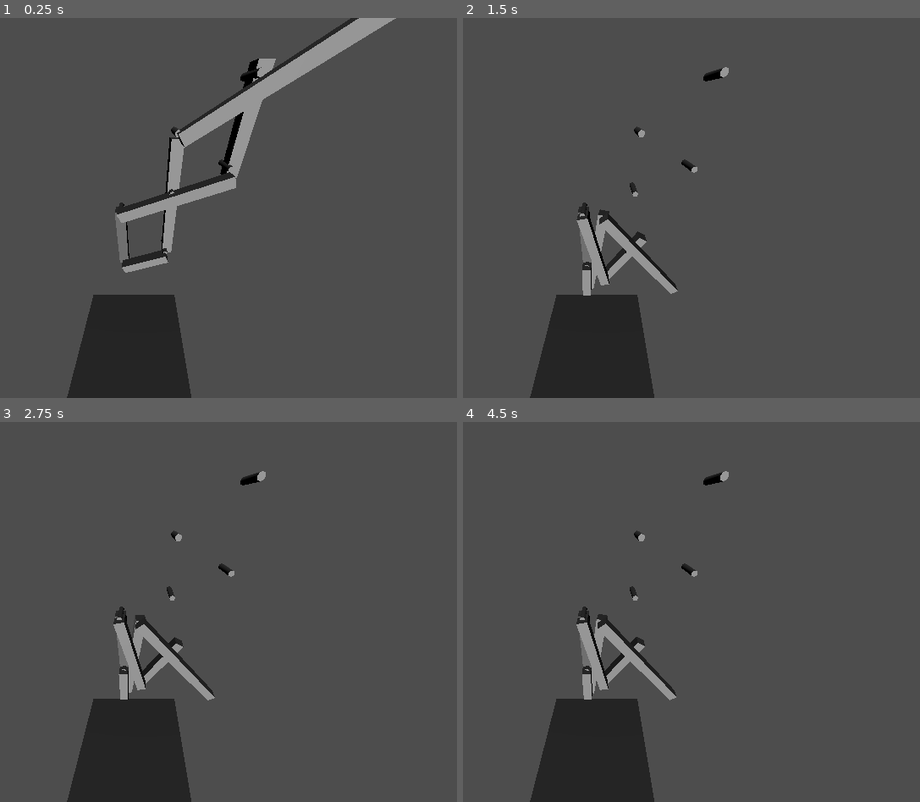
Above: before the commit, frames 1-4 (two rows, left to right).
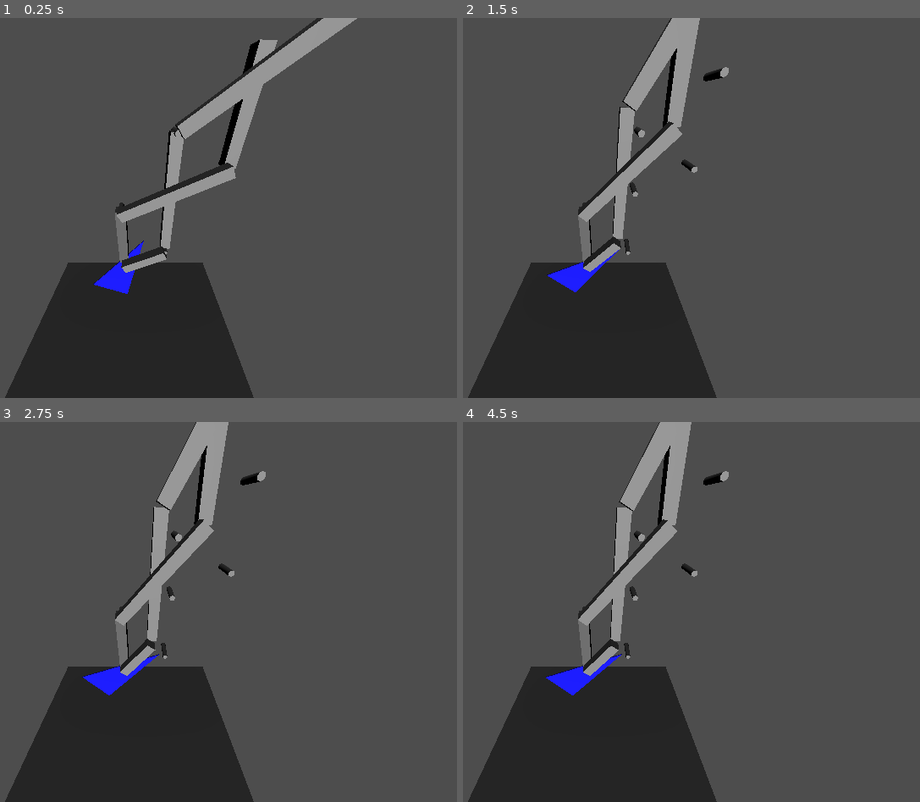
Above: after the commit, the same moments.

Repository: cxw42/godot-wings-demo
Game: Godot game, scene res://top_node.tscn
Two runs of this game, one before a commit and one after it. Both use one fixed random seed, a clock stepped at 60 frames per second and the inputs below. The engine's default icon, where the game draws it, is replaced by a stand-in: a white triangle on a blue panel in a dark square.
Inputs:
- Up to frame 1 (0.25 s): no input
- Up to frame 2 (1.5 s): tap Enter (ui_accept) at 0.5, 0.77 s; hold Right (ui_right) 0.53-1.28 s; hold Down (ui_down) from 1.28 s (still down)
- Up to frame 3 (2.75 s): tap Enter (ui_accept) at 1.52 s; release Down (ui_down) at 2.03 s; hold Right (ui_right) from 2.03 s (still down)
- Up to frame 4 (4.5 s): release Right (ui_right) at 2.78 s; hold Up (ui_up) 2.78-3.53 s; tap Enter (ui_accept) at 3.02, 3.77 s; hold Left (ui_left) from 3.53 s (still down)

The runs differ from the first frame. In frame 1, 14% of the frame differs, in the area x 1-87%, y 0-100%; in frame 2, 14%; in frame 3, 14%; in frame 4, 14%.

Commit message:
Added basic simulation

Diff:
--- a/top_node.tscn
+++ b/top_node.tscn
@@ -11,10 +11,17 @@
         get_tree().quit()
 "
 
+[sub_resource type="StandardMaterial3D" id="StandardMaterial3D_o6vgj"]
+albedo_color = Color(0, 0, 1, 1)
+
+[sub_resource type="PrismMesh" id="PrismMesh_fifn5"]
+material = SubResource("StandardMaterial3D_o6vgj")
+size = Vector3(5, 10, 0.1)
+
 [sub_resource type="WorldBoundaryShape3D" id="WorldBoundaryShape3D_ic01r"]
 
 [sub_resource type="BoxMesh" id="BoxMesh_o6vgj"]
-size = Vector3(20, 1, 20)
+size = Vector3(40, 1, 40)
 
 [sub_resource type="GDScript" id="GDScript_o6vgj"]
 resource_name = "character_body_3d.gd"
@@ -63,6 +70,24 @@
 
 [sub_resource type="PhysicsMaterial" id="PhysicsMaterial_fifn5"]
 
+[sub_resource type="GDScript" id="GDScript_afxlr"]
+resource_name = "beam_b"
+script/source = "## Beam B
+extends RigidBody3D
+
+@export var y_force_min: float = 100
+@export var y_force_max: float = 450
+@export var y_freq = 0.05
+
+func _integrate_forces(state: PhysicsDirectBodyState3D) -> void:
+    var force = sin(2*PI*y_freq*Time.get_ticks_msec()/1000)
+    force = remap(force, -1, 1, y_force_min, y_force_max)
+    #print(force)
+    var direction = -transform.basis.x # global_transform * (Vector3(0,1,1).normalized())
+    state.apply_central_force(force * direction)
+    %Arrow.global_transform = Transform3D().rotated(Vector3(0,0,-1), direction.angle_to(Vector3(0,1,0)))
+"
+
 [sub_resource type="BoxMesh" id="BoxMesh_sfd0x"]
 size = Vector3(1, 5, 1)
 
@@ -111,6 +136,11 @@
 [node name="Node3D" type="Node3D"]
 script = SubResource("GDScript_fifn5")
 
+[node name="Arrow" type="MeshInstance3D" parent="."]
+unique_name_in_owner = true
+transform = Transform3D(1, 0, 0, 0, 1, 0, 0, 0, 1, -5.27798, 0, 2.20119)
+mesh = SubResource("PrismMesh_fifn5")
+
 [node name="Floor" type="StaticBody3D" parent="."]
 transform = Transform3D(1, 0, 0, 0, 1, 0, 0, 0, 1, 0, -22.8512, 0)
 
@@ -120,6 +150,12 @@
 [node name="CSGMesh3D" type="CSGMesh3D" parent="Floor"]
 transform = Transform3D(1, 0, 0, 0, 1, 0, 0, 0, 1, -0.016, -0.5, 0)
 mesh = SubResource("BoxMesh_o6vgj")
+
+[node name="Stopper" type="StaticBody3D" parent="."]
+transform = Transform3D(0.65702, 0.753873, -6.59057e-08, 0.753873, -0.65702, 5.74385e-08, 8.84097e-16, -8.74228e-08, -1, 5.85721, 25.2701, 0)
+
+[node name="CollisionShape3D" type="CollisionShape3D" parent="Stopper"]
+shape = SubResource("WorldBoundaryShape3D_ic01r")
 
 [node name="CharacterBody3D" type="CharacterBody3D" parent="."]
 transform = Transform3D(1, 0, 0, 0, 1, 0, 0, 0, 1, -2.2336, 1.76545, 0)
@@ -153,6 +189,7 @@
 [node name="B" type="RigidBody3D" parent="."]
 transform = Transform3D(0.43218, 0.901787, 0, -0.901787, 0.43218, 0, 0, 0, 1, 2.26396, 2.57417, 1.01775)
 physics_material_override = SubResource("PhysicsMaterial_fifn5")
+script = SubResource("GDScript_afxlr")
 
 [node name="CSGMesh3D" type="CSGMesh3D" parent="B"]
 transform = Transform3D(1, 0, 0, 0, 1, 0, 0, 0, 1, 0, 0, 0)
Not shown: 1 places in top_node.tscn that only renumber resources
